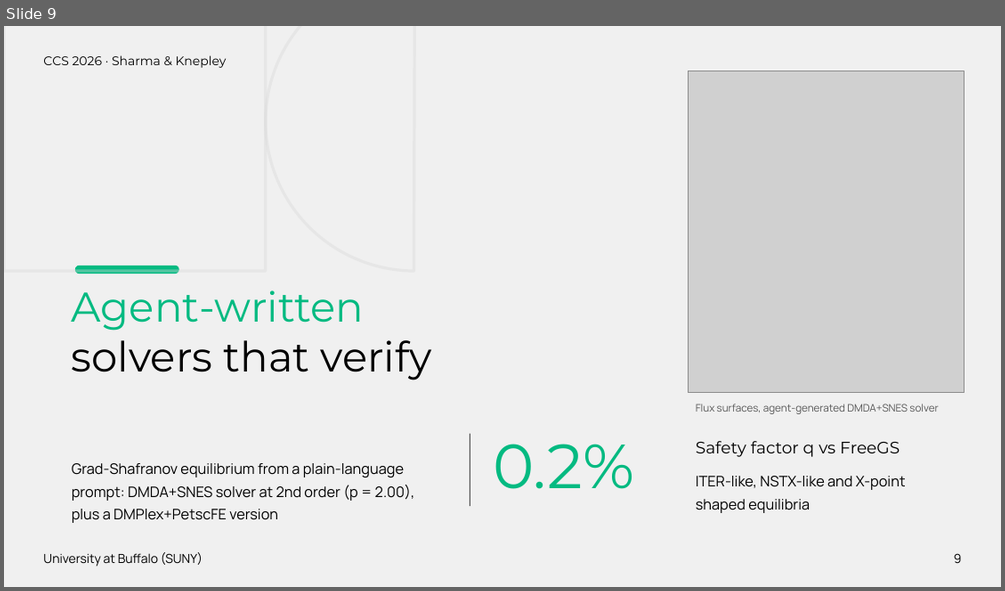
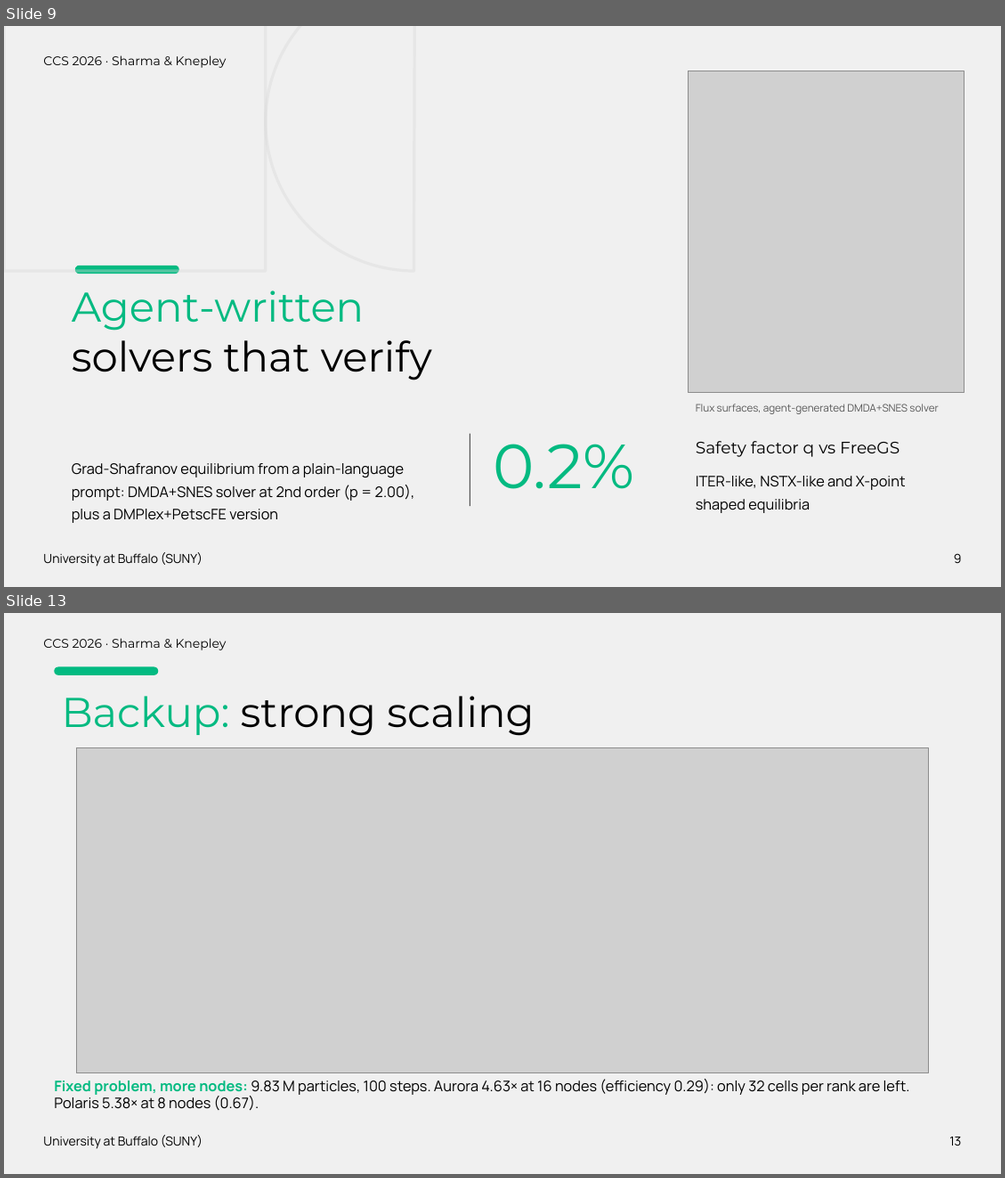
Before and after one commit to engineer-scientist/ccs2026-structure-preserving-plasma, a slide deck: presentation/CCS2026_Sharma_StructurePreservingPlasma.pptx. Shown one above the other, each under a label of ours: slide 9 before the commit, slides 9 and 13 after it; the slides between them are not shown. The pictures are 1005x591 and 1005x1178 pixels, drawn with LibreOffice and Linux fonts; fonts in the diff are those of the drawing; grey boxes stand for pictures. Boxes give left, top, right and bottom in pixels: in the first picture for what was removed or moved away, otherwise in the second. Text is boxed around its words. In the diff, an @@ line names an element or a change of style, - is before the commit and + after.

Commit message:
Deck and report: Phase 4 results (64-node weak scaling, strong scaling, long-run conservation; backup slides; report chapter 10)

```diff
--- a/presentation/CCS2026_Sharma_StructurePreservingPlasma.pptx
+++ b/presentation/CCS2026_Sharma_StructurePreservingPlasma.pptx
@@ slide 13 added at bbox=[4, 613, 1001, 1174], background #F0F0F0 @@
@@ text added at bbox=[43, 638, 226, 650], 12 pt, text #000000 @@
+CCS 2026 · Sharma & Knepley
@@ rounded rectangle added at bbox=[54, 666, 158, 675], fill #03BA81 @@
@@ text added at bbox=[62, 696, 534, 736], 40 pt, text #000000 @@
+Backup: strong scaling
@@ picture added at bbox=[77, 747, 929, 1073] @@
@@ text added at bbox=[54, 1078, 910, 1111], 14 pt, text #000000 @@
+Fixed problem, more nodes: 9.83 M particles, 100 steps. Aurora 4.63× at 16 nodes (efficiency 0.29): only 32 cells per rank are left. Polaris 5.38× at 8 nodes (0.67).
@@ text added at bbox=[43, 1135, 202, 1149], 12 pt, text #000000 @@
+University at Buffalo (SUNY)
@@ text added at bbox=[949, 1136, 961, 1145], 12 pt, text #000000 @@
+13
```
Also in this commit, not shown: 4 slides changed, 1 other slide added, 2 other files.
